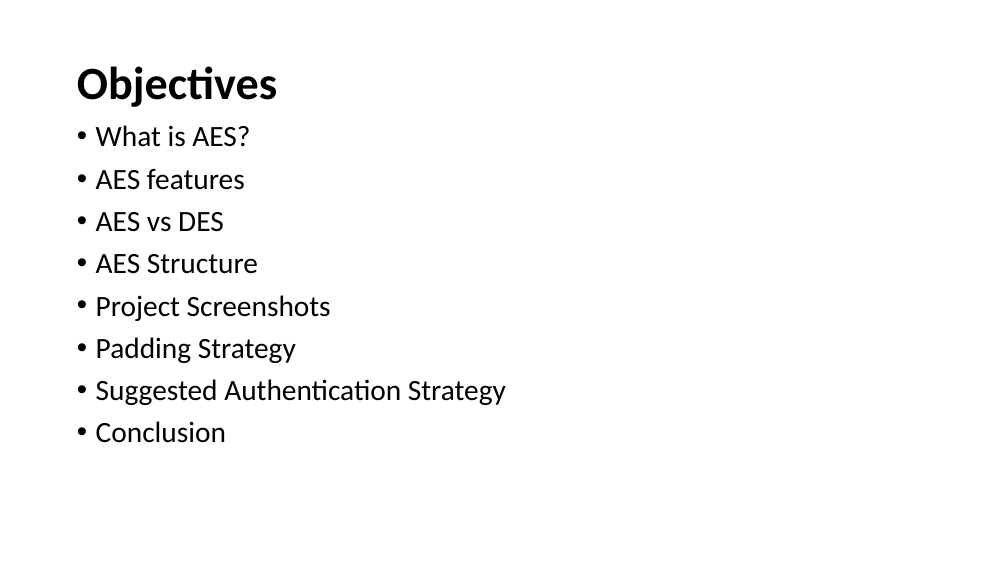
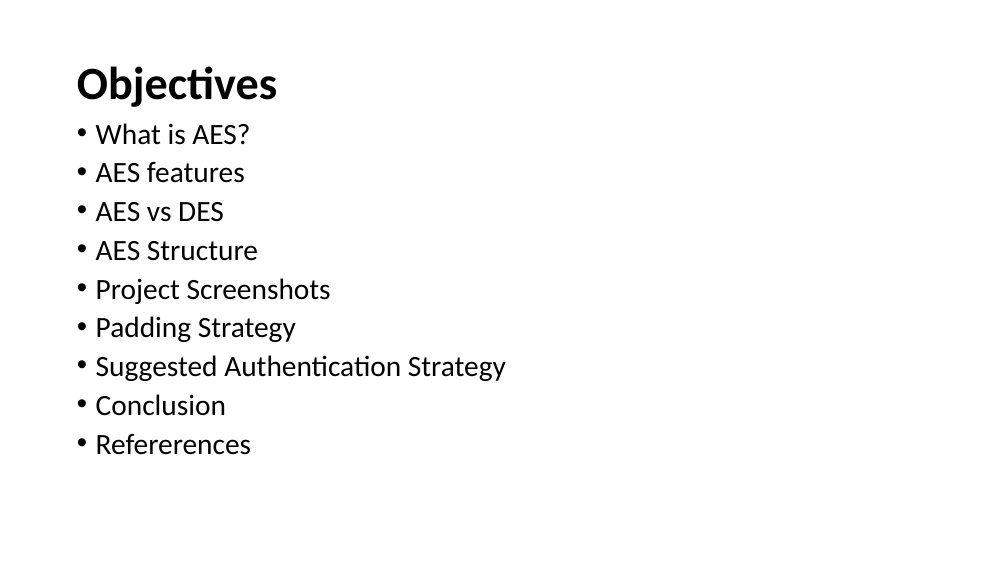
Before and after one commit to ssreddy2020/CMPT308, a slide deck: slide 2 of Project/Advanced Encryption Standard(AES).pptx. Drawn at 1008x567 pixels with LibreOffice and Linux fonts; fonts in the diff are those of the drawing. Boxes give left, top, right and bottom in pixels: in the first picture for what was removed or moved away, otherwise in the second. Text is boxed around its words. In the diff, an @@ line names an element or a change of style, - is before the commit and + after.

Commit message:
FinalChanges

```diff
--- a/Project/Advanced Encryption Standard(AES).pptx
+++ b/Project/Advanced Encryption Standard(AES).pptx
@@ text at (x1=96, y1=123, x2=506, y2=416): line spacing 0.9 to 0.8 @@
@@ text at (x1=96, y1=434, x2=251, y2=455): paragraph added @@
+• Refererences
```
Also in this commit, not shown: 1 other slide changed, 1 slide added.
